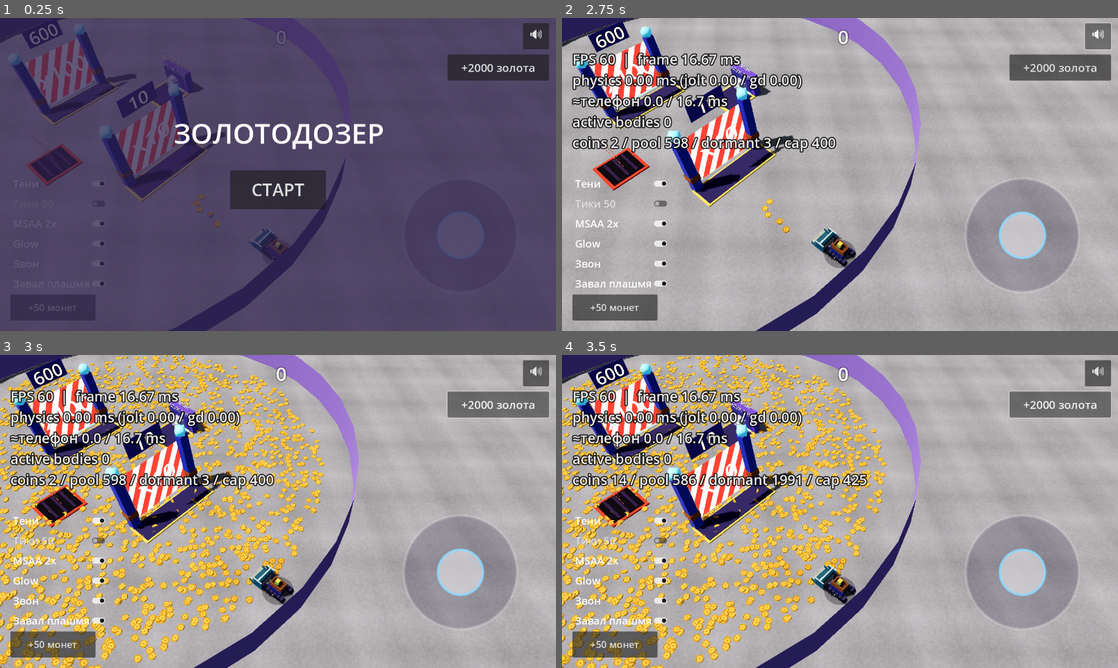
Above: before the commit, frames 1-4 (two rows, left to right).
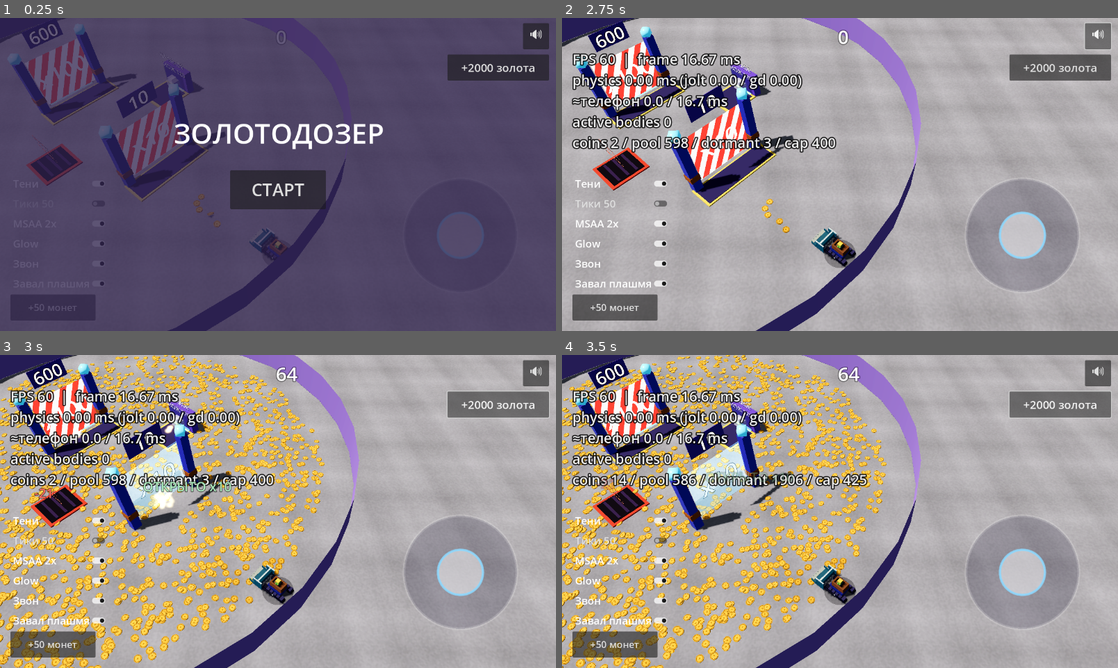
Above: after the commit, the same moments.

Repository: ui99ru/gold-harvester
Game: Godot game, scene res://scenes/game.tscn
Two runs of this game, one before a commit and one after it. Both use one fixed random seed, a clock stepped at 60 frames per second and the inputs below.
Inputs:
- Up to frame 1 (0.25 s): no input
- Up to frame 2 (2.75 s): click "СТАРТ" at 0.5 s; click "🔊" at 1.25 s; click "🔇" at 2 s
- Up to frame 3 (3 s): click "+2000 золота" at 2.75 s
- Up to frame 4 (3.5 s): no input

Frames 1-2 are identical in both runs. In frame 3, 4.7% of the frame differs, in the area x 0-64%, y 0-100%; in frame 4, 2.7%.

Commit message:
feat(godot): B3 — экономика над dormant: сущности поглощают worth, осевший в их зоне
Проблема: монета, осевшая и уснувшая ПРЯМО в зоне ворот/пада/трэша, дегидрируется в
dormant-слой, и активный цикл (live_snapshot) её больше не видит → её worth застревал навсегда.

Фикс: CoinDormant.query_rect(center,hx,hz) + game.drain_dormant_rect (поглощает+удаляет
записи зоны, пакетно по убыванию индекса). Запертые ворота / пады банкуют этот worth (×up_mult)
в fill+bank; трэш — жжёт (без банка). Открытые ворота dormant не трогают (статика не «пересекает»).

В обычной игре dormant копится только из реальных монет (дегидрация) — декор-ковёр в play не
сеется, эксплойта «печать из декора» нет. Прим.: когда изобилие начнут сеять в play, зоны
сущностей надо исключать из засева (отмечено в drain_dormant_rect).

Смоук `--smoke-dormecon` (+ в CI): пила dormant в зоне пада → поглощена вся (bank+fill=пила,
dormant_left=0). Абанданс-смоук: засев перенесён в полосу дозера x∈[13,21] (вне матов сущностей),
иначе они дренят ковёр и ломают чистый worth-инвариант — worth=3000/3000 снова. Все 18 смоуков зелёные.

Co-Authored-By: Claude Opus 4.8 <noreply@anthropic.com>

Diff:
--- a/godot/scripts/coin_dormant.gd
+++ b/godot/scripts/coin_dormant.gd
@@ -121,6 +121,24 @@
 	return out
 
 
+## B3: индексы записей в осевом прямоугольнике (центр ± полуразмеры) на XZ. Для зон
+## ворот/падов/трэша (поглощение worth монет, осевших и уснувших прямо в зоне).
+func query_rect(center: Vector3, hx: float, hz: float) -> PackedInt32Array:
+	var out := PackedInt32Array()
+	var c0 := _cell(center - Vector3(hx, 0, hz))
+	var c1 := _cell(center + Vector3(hx, 0, hz))
+	for cx in range(c0.x, c1.x + 1):
+		for cz in range(c0.y, c1.y + 1):
+			var key := Vector2i(cx, cz)
+			if not _grid.has(key):
+				continue
+			for i in _grid[key]:
+				var p: Vector3 = _xforms[i].origin
+				if absf(p.x - center.x) <= hx and absf(p.z - center.z) <= hz:
+					out.append(i)
+	return out
+
+
 func _cell(p: Vector3) -> Vector2i:
 	return Vector2i(floori(p.x / CELL), floori(p.z / CELL))
 
--- a/godot/scripts/game.gd
+++ b/godot/scripts/game.gd
@@ -91,6 +91,7 @@
 var _hydrate_total := 0   # B1: всего гидраций за прогон (диагностика + смоук)
 var _hydrate_seeded := 0  # B1 smoke-hydrate: сколько dormant засеяно
 var _smoke_gd_max := 0    # B1 smoke-evac: макс мкс GDScript-сима за тик (кап спайка)
+var _dorm_bank0 := 0      # B3 smoke-dormecon: банк до поглощения dormant в зоне пада
 var _pool_size_override := 0
 var _probe := false        # авто-телеметрия (--probe): loop-автопилот + Telemetry
 var _probe_s := 120.0      # длительность авто-прогона в РЕАЛЬНЫХ секундах (--probe-s=)
@@ -1114,7 +1115,15 @@
 		_cap_frozen = true
 		_cap_override = 150
 		cap = 150
-		seed_dormant(3000)
+		# B3: сеем dormant в ПОЛОСЕ дозера (x∈[13,21]) — вне матов сущностей (ворота x±5.2,
+		# пады/трэш x=±9 → мат до x≈11.4), иначе они дренят/жгут ковёр и ломают чистый
+		# worth-инвариант. Поглощение dormant сущностями отдельно проверяет --smoke-dormecon.
+		for i in 3000:
+			var px := 13.0 + rndv() * 8.0
+			var pz := 5.0 + rndv() * 17.0
+			var b := Basis.from_euler(Vector3((rndv() - 0.5) * 0.5, rndv() * TAU, (rndv() - 0.5) * 0.5))
+			if _dormant.add(Transform3D(b, Vector3(px, 0.03 + rndv() * 0.14, pz)), 1) < 0:
+				break
 		_hydrate_seeded = _dormant.count()
 		_active_prev = 0
 		dozer.position = Vector3(16, 0, 10)
@@ -1131,6 +1140,22 @@
 		dozer.position = Vector3(0, 0, 8)
 		_loop_dir = 1
 		_script_target = Vector3(0, 0, 18)
+	elif _smoke_mode == "dormecon":
+		# B3: worth монет, осевших/уснувших ПРЯМО в зоне пада, должен поглощаться из
+		# dormant-слоя (live_snapshot их не видит). Сеем пилу dormant В зоне пада, дозер
+		# далеко (нет гидрации зоны), без др. засева → пад обязан забрать весь worth.
+		for coin in pool.get_children():
+			if not coin.freeze:
+				pool.release(coin)
+		dozer.position = Vector3(0, 0, -12)
+		_dorm_bank0 = bank
+		_hydrate_seeded = 0
+		var pad := pads[0]
+		for i in 40:  # 40×worth1 = 40 < cost пада (не апгрейднется) и в пределах HALF=2.4
+			var px := pad.position.x + (rndv() - 0.5) * 3.0
+			var pz := pad.position.z + (rndv() - 0.5) * 3.0
+			if _dormant.add(Transform3D(Basis(), Vector3(px, 0.1, pz)), 1) >= 0:
+				_hydrate_seeded += 1
 
 
 func _descendants(n: Node) -> int:
@@ -1203,6 +1228,18 @@
 				0.001 * _prof["hydrate"] / n, 0.001 * _prof["entities"] / n,
 				0.001 * _prof["bankui"] / n, pool.active_count(), _dormant.count()])
 			get_tree().quit(0)
+		return
+	if _smoke_mode == "dormecon":
+		# B3: пад обязан поглотить весь dormant-worth своей зоны → банк/филл выросли на пилу,
+		# dormant очистился (нет «застрявшего» worth). up_mult=1 → bank_gain == пила.
+		if _smoke_ticks >= 5:
+			var bank_gain := bank - _dorm_bank0
+			var pad := pads[0]
+			var ok := _dormant.count() == 0 and bank_gain == _hydrate_seeded \
+				and absf(pad.fill - float(_hydrate_seeded) * up_mult) < 0.01
+			print("SMOKE dormecon: %s pile=%d bank_gain=%d fill=%.0f dormant_left=%d" % [
+				"OK" if ok else "FAIL", _hydrate_seeded, bank_gain, pad.fill, _dormant.count()])
+			get_tree().quit(0 if ok else 1)
 		return
 	if _smoke_mode == "idle":
 		# Сцена «как на телефоне»: старт (5 монет, 995 в пуле), дозер стоит.
@@ -1523,6 +1560,29 @@
 			break  # слой полон
 
 
+## B3: поглотить dormant-записи в осевой зоне (центр ± hx/hz) и удалить их. Возврат
+## {"n": число, "worth": суммарный worth}. Чинит «застрявший» worth: монета, осевшая и
+## уснувшая прямо в зоне ворот/пада/трэша, дегидрируется в dormant-слой, и активный цикл
+## (live_snapshot) её больше не видит → без этого её ценность терялась навсегда.
+## В обычной игре dormant копится только из реальных монет (дегидрация), декор-ковёр в игре
+## не сеется — эксплойта «печать из декора» нет. ВАЖНО на будущее: если изобилие начнут
+## сеять в игре (seed_dormant в play), зоны сущностей надо исключать из засева.
+## Удаление пакетное по убыванию индекса (swap-remove в CoinDormant двигает индексы).
+func drain_dormant_rect(center: Vector3, hx: float, hz: float) -> Dictionary:
+	if _dormant == null or _dormant.count() == 0:
+		return {"n": 0, "worth": 0}
+	var idxs := _dormant.query_rect(center, hx, hz)
+	if idxs.is_empty():
+		return {"n": 0, "worth": 0}
+	var total := 0
+	for i in idxs:
+		total += _dormant.get_worth(i)
+	idxs.sort()
+	for j in range(idxs.size() - 1, -1, -1):
+		_dormant.remove(idxs[j])
+	return {"n": idxs.size(), "worth": total}
+
+
 ## B2: сколько ещё тел можно поднять под кэп (может быть <0, если active > cap).
 func budget_left() -> int:
 	return cap - pool.active_count()
--- a/godot/scripts/gates.gd
+++ b/godot/scripts/gates.gd
@@ -143,6 +143,15 @@
 			game.bank += v
 			cnt += 1
 			game.place_at_source(coin)
+	# B3: поглотить worth монет, осевших и уснувших прямо на мате (dormant-слой) — иначе
+	# их ценность застревает (live_snapshot их не видит). Мат = осевой прямоуг. с центром
+	# position - normal*1.6 (для невращённых ворот текущего уровня совпадает с along/lat-тестом).
+	var dd: Dictionary = game.drain_dormant_rect(position - normal * 1.6, 5.2, 1.7)
+	if int(dd["worth"]) > 0:
+		var dv: float = float(dd["worth"]) * game.up_mult
+		fill += dv
+		game.bank += dv
+		cnt += int(dd["n"])
 	if cnt > 0:
 		game.on_coins_absorbed(position, cnt)
 	if fill >= cost:
--- a/godot/scripts/pads.gd
+++ b/godot/scripts/pads.gd
@@ -86,6 +86,13 @@
 			game.bank += v
 			cnt += 1
 			game.place_at_source(coin)
+	# B3: поглотить worth монет, осевших/уснувших прямо в зоне пада (dormant-слой).
+	var dd: Dictionary = game.drain_dormant_rect(position, HALF, HALF)
+	if int(dd["worth"]) > 0:
+		var dv: float = float(dd["worth"]) * game.up_mult
+		fill += dv
+		game.bank += dv
+		cnt += int(dd["n"])
 	if cnt > 0:
 		game.on_coins_absorbed(position, cnt)
 	if fill >= cost:
--- a/godot/scripts/trash_pad.gd
+++ b/godot/scripts/trash_pad.gd
@@ -51,6 +51,9 @@
 					"add": true, "vy": 1.8, "grav": 2.5,
 					"vx": (game.rndv() - 0.5) * 1.2, "vz": (game.rndv() - 0.5) * 1.2,
 					"fade": 0.85})
+	# B3: сжечь dormant-монеты, осевшие/уснувшие прямо в зоне трэша (без банка — утиль).
+	var dd: Dictionary = game.drain_dormant_rect(position, HALF, HALF)
+	cnt += int(dd["n"])
 	if cnt > 0:
 		game.clinks.clink(global_position, 0.5)
 		acc += cnt
Not shown, changed: .github/workflows/perf-smoke.yml
Not shown, changed: docs/BACKLOG.md
